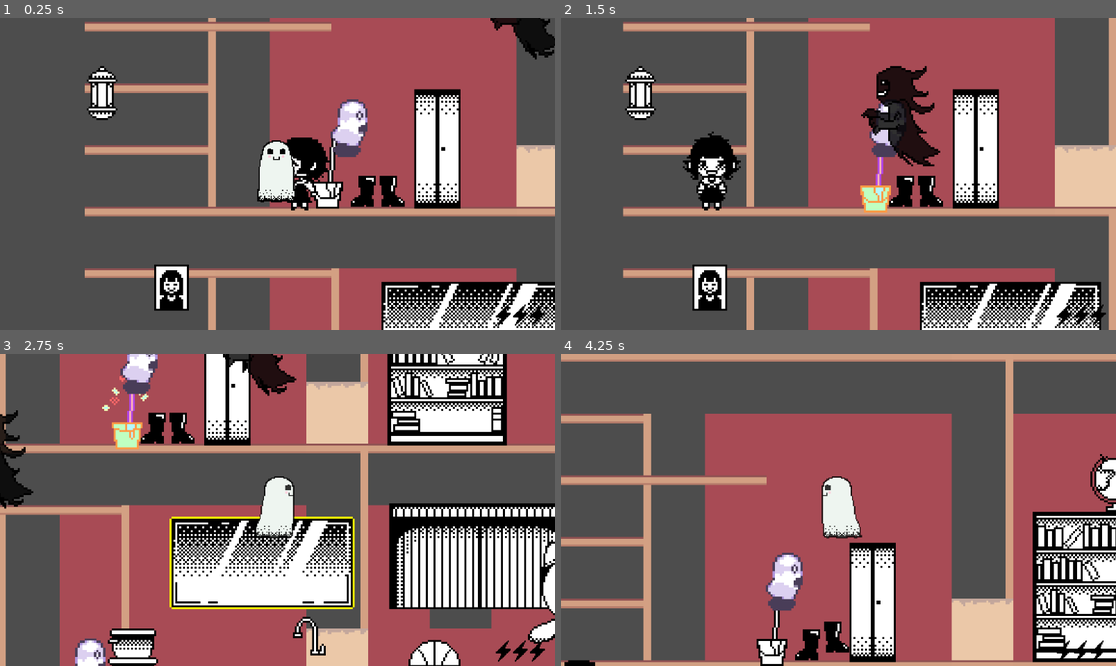
Above: before the commit, frames 1-4 (two rows, left to right).
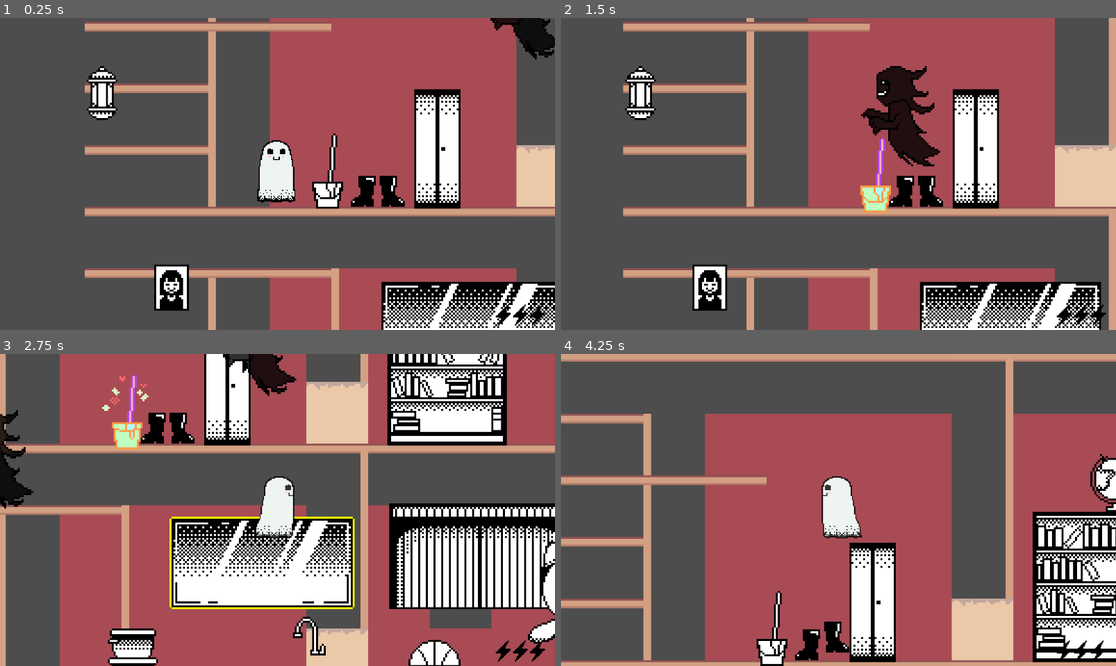
Above: after the commit, the same moments.

Repository: lykarevalde/GameJam
Game: Godot game, scene res://scenes/game.tscn
Two runs of this game, one before a commit and one after it. Both use one fixed random seed, a clock stepped at 60 frames per second and the inputs below.
Inputs:
- Up to frame 1 (0.25 s): no input
- Up to frame 2 (1.5 s): tap Enter (ui_accept) at 0.5, 0.77 s; hold Right (ui_right) 0.53-1.28 s; tap E (amuse) at 0.6, 1.35 s; hold Down (ui_down) from 1.28 s (still down)
- Up to frame 3 (2.75 s): tap Enter (ui_accept) at 1.52 s; release Down (ui_down) at 2.03 s; hold Right (ui_right) from 2.03 s (still down); tap E (amuse) at 2.1 s
- Up to frame 4 (4.25 s): release Right (ui_right) at 2.78 s; hold Up (ui_up) 2.78-3.53 s; tap E (amuse) at 2.85, 3.6 s; tap Enter (ui_accept) at 3.02, 3.77 s; hold Left (ui_left) from 3.53 s (still down)

The runs differ from the first frame. In frame 1, 2.0% of the frame differs, in the area x 51-67%, y 26-62%; in frame 2, 2.1%, in the area x 21-63%, y 26-62%; in frame 3, 1.1%; in frame 4, 1.0%.

Commit message:
moved to 8log branch

Diff:
--- a/scenes/game.tscn
+++ b/scenes/game.tscn
@@ -9,7 +9,6 @@
 [ext_resource type="PackedScene" uid="uid://cef30dmd4as47" path="res://scenes/furniture/toilet.tscn" id="5_ir15t"]
 [ext_resource type="PackedScene" uid="uid://bu1j44de7yybr" path="res://scenes/furniture/bear.tscn" id="5_kvpfn"]
 [ext_resource type="PackedScene" uid="uid://c2sq216uoqc1h" path="res://scenes/furniture/globe.tscn" id="6_kvuet"]
-[ext_resource type="Script" uid="uid://cd0rhdruhnqo7" path="res://scripts/kid_spawner.gd" id="7_rysoc"]
 [ext_resource type="PackedScene" uid="uid://duohd8irgp0dq" path="res://scenes/furniture/computer.tscn" id="8_trtic"]
 [ext_resource type="PackedScene" uid="uid://bjgmck6k5rqur" path="res://scenes/furniture/drawing.tscn" id="9_1kice"]
 [ext_resource type="PackedScene" uid="uid://d0o8lmhmxg65u" path="res://scenes/furniture/horse.tscn" id="9_ir15t"]
@@ -384,6 +383,12 @@
 "speed": 5.0
 }]
 
+[sub_resource type="Curve2D" id="Curve2D_qouja"]
+_data = {
+"points": PackedVector2Array(0, 0, 0, 0, 426, 86, 0, 0, 0, 0, -102, 86, 0, 0, 0, 0, -100, 214, 0, 0, 0, 0, 426, 214)
+}
+point_count = 4
+
 [node name="game scene" type="Node2D" node_paths=PackedStringArray("floor1_path", "floor2_path")]
 script = ExtResource("1_kvpfn")
 npc_scene = ExtResource("2_dinhu")
@@ -395,7 +400,7 @@
 tile_set = SubResource("TileSet_bw6k5")
 format = 2
 layer_0/name = "Background"
-layer_0/tile_data = PackedInt32Array(-131075, 196609, 0, -65 …(1270 unchanged characters)… , 131078, 196609, 0, 196614, 917505, 1, 262150, 917505, 1, -196601, 196609, 0, -131065, 917505, 1,  …(2302 unchanged characters)…
+layer_0/tile_data = PackedInt32Array(-131075, 196609, 0, -65 …(1270 unchanged characters)… , 131078, 196609, 0, 196614, 917505, 1, -196601, 196609, 0, -131065, 917505, 1,  …(2302 unchanged characters)…
 layer_1/name = "Things"
 layer_1/tile_data = PackedInt32Array(262140, 196609, 0, 262141, 196609, 0, 262142, 196609, 0, 262143, 196609, 0, -4, 196609, 0, -3, 196609, 0, -2, 196609, 0, -1, 196609, 0, 196608, 393217, 1, 262144, 393217, 1)
 
@@ -472,51 +477,73 @@
 collision_mask = 8
 
 [node name="Floor1Path" type="Path2D" parent="."]
+visible = false
 position = Vector2(1, -26)
 curve = SubResource("Curve2D_kk2rg")
 
 [node name="Floor2Path" type="Path2D" parent="."]
+visible = false
 position = Vector2(3, 1)
 curve = SubResource("Curve2D_utbpp")
 
-[node name="kidSpawner" type="Node2D" parent="." node_paths=PackedStringArray("floor1_path", "floor2_path")]
+[node name="kidSpawner" type="Node2D" parent="."]
+visible = false
 position = Vector2(7, 27)
-script = ExtResource("7_rysoc")
-npc_scene = ExtResource("2_dinhu")
-floor1_path = NodePath("../Floor1Path")
-floor2_path = NodePath("../Floor2Path")
 
 [node name="MotherFatherGhosts" type="Node2D" parent="."]
 position = Vector2(30, -4)
 
-[node name="mother" parent="MotherFatherGhosts" node_paths=PackedStringArray("human_npcs_root", "furniture_root") groups=["ghost"] instance=ExtResource("1_uwrxv")]
+[node name="mother" parent="MotherFatherGhosts" node_paths=PackedStringArray("furniture_root") groups=["ghost"] instance=ExtResource("1_uwrxv")]
 position = Vector2(79, 0)
-human_npcs_root = NodePath("../../kidSpawner")
 furniture_root = NodePath("../../Furniture")
 
-[node name="father" parent="MotherFatherGhosts" node_paths=PackedStringArray("human_npcs_root", "furniture_root") groups=["ghost"] instance=ExtResource("1_uwrxv")]
+[node name="father" parent="MotherFatherGhosts" node_paths=PackedStringArray("furniture_root") groups=["ghost"] instance=ExtResource("1_uwrxv")]
 position = Vector2(246, 10)
-human_npcs_root = NodePath("../../kidSpawner")
 furniture_root = NodePath("../../Furniture")
 
 [node name="AnimatedSprite2D" parent="MotherFatherGhosts/father" index="0"]
 sprite_frames = SubResource("SpriteFrames_6irsn")
 animation = &"left"
 
-[node name="Player" parent="." node_paths=PackedStringArray("energy_sprite") instance=ExtResource("11_1kice")]
+[node name="Player" parent="." instance=ExtResource("11_1kice")]
 position = Vector2(-33, 84)
-energy_sprite = NodePath("")
 
 [node name="Camera2D" type="Camera2D" parent="Player"]
 position = Vector2(0, -15)
 zoom = Vector2(4, 4)
 
-[node name="NPC" parent="." instance=ExtResource("16_ca42v")]
-position = Vector2(-5, 88)
-ground_y = 214.0
-upstairs_y = 87.0
-stairs_x = -102.0
-
 [node name="EnergySystem" parent="." instance=ExtResource("29_suyxu")]
 
+[node name="Path2D" type="Path2D" parent="."]
+curve = SubResource("Curve2D_qouja")
+
+[node name="PathFollow2D" type="PathFollow2D" parent="Path2D"]
+position = Vector2(426, 86)
+rotation = 3.1415925
+
+[node name="NPC" parent="Path2D/PathFollow2D" instance=ExtResource("16_ca42v")]
+position = Vector2(19, 2.861023e-06)
+rotation = 3.1415927
+loiter_points_path = NodePath("../../../LoiterPoints")
+
+[node name="LoiterPoints" type="Node2D" parent="."]
+
+[node name="Marker2D" type="Marker2D" parent="LoiterPoints"]
+position = Vector2(365, 86)
+
+[node name="Marker2D2" type="Marker2D" parent="LoiterPoints"]
+position = Vector2(205, 87)
+
+[node name="Marker2D3" type="Marker2D" parent="LoiterPoints"]
+position = Vector2(46, 86)
+
+[node name="Marker2D4" type="Marker2D" parent="LoiterPoints"]
+position = Vector2(43, 214)
+
+[node name="Marker2D5" type="Marker2D" parent="LoiterPoints"]
+position = Vector2(193, 214)
+
+[node name="Marker2D6" type="Marker2D" parent="LoiterPoints"]
+position = Vector2(376, 214)
+
 [editable path="MotherFatherGhosts/father"]
--- a/scripts/npc.gd
+++ b/scripts/npc.gd
@@ -2,35 +2,33 @@
 
 # --- SETTINGS ---
 @export var speed := 60.0
-@export var ground_y := 195.0    # Bottom floor Y
-@export var upstairs_y := 115.0  # Top floor Y
-@export var stairs_x := 45.0     # X position of stairs
-
-# X positions for various rooms in the house
-var room_positions = [34.0, 194.0, 360.0]
+# In the Inspector, click this and select your "LoiterPoints" node
+@export var loiter_points_path: NodePath
 
 @onready var anim: AnimatedSprite2D = $AnimatedSprite2D
+@onready var path_follow: PathFollow2D = get_parent()
 
-# --- STATE & COUNTERS ---
-enum State { IDLE, WALKING_TO_STAIRS, CLIMBING, WALKING_TO_ROOM, REACT }
-var state := State.IDLE
+# --- STATE & LOGIC ---
+enum State { WALKING, IDLE, REACT }
+var state := State.WALKING
 
-var target_room_x: float
-var target_floor_y: float
-var current_floor_y: float
+var walk_direction := 1.0
 var idle_timer := 0.0
+var points_list = []
+var last_visited_point = null
 
 var consecutive_spooks := 0
 var consecutive_amuses := 0
-var is_befriended := false # Tracks if the NPC has reached the final friendship level
+var is_befriended := false
 
 # --------------------------------------------------
 # CORE LOOPS
 # --------------------------------------------------
 
 func _ready():
-	current_floor_y = global_position.y
-	_pick_new_destination()
+	# Fill the list of markers to stop at
+	if loiter_points_path:
+		points_list = get_node(loiter_points_path).get_children()
 
 	# Connect to all furniture in the "furniture" group
 	for f in get_tree().get_nodes_in_group("furniture"):
@@ -39,60 +37,68 @@
 
 func _physics_process(delta):
 	match state:
+		State.WALKING:
+			var old_pos = path_follow.global_position
+			path_follow.progress += (speed * walk_direction) * delta
+			velocity = (path_follow.global_position - old_pos) / delta
+
+			# 1. Check if we are near a loiter point
+			_check_for_loiter_points()
+
+			# 2. Reset "last visited" if we move away, so we can stop there again later
+			if last_visited_point and global_position.distance_to(last_visited_point.global_position) > 50.0:
+				last_visited_point = null
+
+			# 3. Flip direction at path ends
+			if path_follow.progress_ratio >= 1.0:
+				walk_direction = -1
+			elif path_follow.progress_ratio <= 0.0:
+				walk_direction = 1
+
 		State.IDLE:
+			velocity = Vector2.ZERO
 			idle_timer -= delta
-			if idle_timer <= 0: _pick_new_destination()
+			if idle_timer <= 0:
+				state = State.WALKING
 
-		State.WALKING_TO_STAIRS:
-			_move_towards(stairs_x, current_floor_y, State.CLIMBING)
+		State.REACT:
+			velocity = Vector2.ZERO
 
-		State.CLIMBING:
-			_move_towards(stairs_x, target_floor_y, State.WALKING_TO_ROOM)
-
-		State.WALKING_TO_ROOM:
-			_move_towards(target_room_x, target_floor_y, State.IDLE)
-
-	move_and_slide()
 	_update_animations()
 
 # --------------------------------------------------
-# MOVEMENT LOGIC
+# LOITER LOGIC
 # --------------------------------------------------
 
-func _pick_new_destination():
-	target_room_x = room_positions.pick_random()
-	target_floor_y = [ground_y, upstairs_y].pick_random()
+func _check_for_loiter_points():
+	for point in points_list:
+		# Increased detection range to 30.0 pixels for better reliability
+		var distance = global_position.distance_to(point.global_position)
 
-	if target_floor_y != current_floor_y:
-		state = State.WALKING_TO_STAIRS
-	else:
-		state = State.WALKING_TO_ROOM
+		if distance < 30.0 and last_visited_point != point:
+			last_visited_point = point
 
-func _move_towards(dest_x: float, dest_y: float, next_state: State):
-	var diff_x = dest_x - global_position.x
-	var diff_y = dest_y - global_position.y
+			# CHANCE TO STOP: 0.8 means 80% chance to stop.
+			# If they aren't stopping enough, keep this high!
+			if randf() < 0.8:
+				_start_idle()
 
-	if abs(diff_x) > 2.0:
-		velocity.x = sign(diff_x) * speed
-		velocity.y = 0
-	elif abs(diff_y) > 2.0:
-		velocity.x = 0
-		velocity.y = sign(diff_y) * speed
-	else:
-		velocity = Vector2.ZERO
-		global_position = Vector2(dest_x, dest_y)
-		current_floor_y = dest_y
+			break
 
-		if next_state == State.IDLE:
-			idle_timer = randf_range(2.0, 5.0)
-		state = next_state
+func _start_idle():
+	state = State.IDLE
+	# How long they stand still in the room
+	idle_timer = randf_range(3.0, 6.0)
+
+	# After stopping, 50% chance to change mind and walk back
+	if randf() > 0.5:
+		walk_direction *= -1
 
 # --------------------------------------------------
 # REACTION SYSTEM
 # --------------------------------------------------
 
 func _on_spooked(pos: Vector2):
-	# Don't react to spooks if already befriended
 	if is_befriended or state == State.REACT or global_position.distance_to(pos) > 120.0:
 		return
 
@@ -106,7 +112,6 @@
 	_trigger_reaction(reaction)
 
 func _on_amused(pos: Vector2):
-	# Stop tracking amuses once friendship is permanent
 	if is_befriended or state == State.REACT or global_position.distance_to(pos) > 120.0:
 		return
 
@@ -118,45 +123,32 @@
 		reaction = "amused"
 	elif consecutive_amuses >= 3:
 		reaction = "befriended"
-		is_befriended = true # Permanent status change
+		is_befriended = true
 
 	_trigger_reaction(reaction)
 
 func _trigger_reaction(anim_name: String):
 	state = State.REACT
-	velocity = Vector2.ZERO
-
 	if anim.sprite_frames.has_animation(anim_name):
 		anim.play(anim_name)
 
-	# After the reaction animation plays for 2 seconds, resume life
 	await get_tree().create_timer(2.0).timeout
-	_pick_new_destination()
+	state = State.WALKING
 
 # --------------------------------------------------
 # ANIMATION MANAGEMENT
 # --------------------------------------------------
 
 func _update_animations():
-	# While reacting to a furniture item, let that animation play
 	if state == State.REACT:
 		return
 
-	var is_moving = abs(velocity.x) > 0.1 or abs(velocity.y) > 0.1
+	var is_moving = velocity.length() > 5.0
 
 	if is_befriended:
-		# Use permanent befriended versions of walk/idle
-		if is_moving:
-			if anim.animation != "befriended walk": anim.play("befriended walk")
-		else:
-			if anim.animation != "befriended idle": anim.play("befriended idle")
+		anim.play("befriended walk" if is_moving else "befriended idle")
 	else:
-		# Use normal versions of walk/idle
-		if is_moving:
-			if anim.animation != "walk": anim.play("walk")
-		else:
-			if anim.animation != "idle": anim.play("idle")
+		anim.play("walk" if is_moving else "idle")
 
-	# Flip sprite based on movement direction
 	if velocity.x != 0:
 		anim.flip_h = velocity.x < 0
Not shown: 1 places in scenes/game.tscn that only renumber resources
